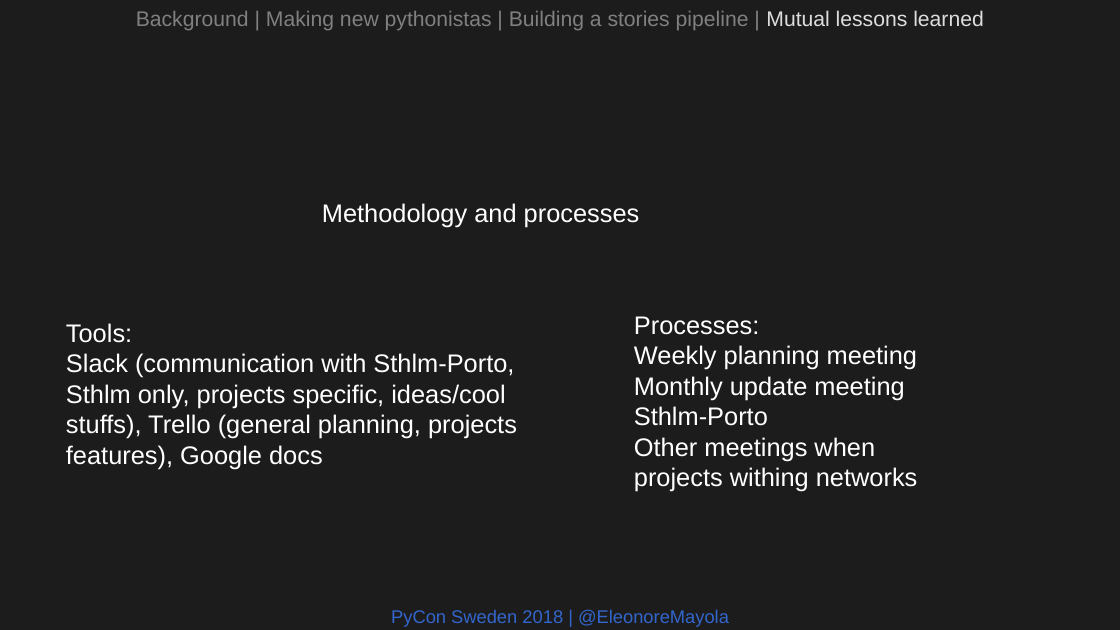
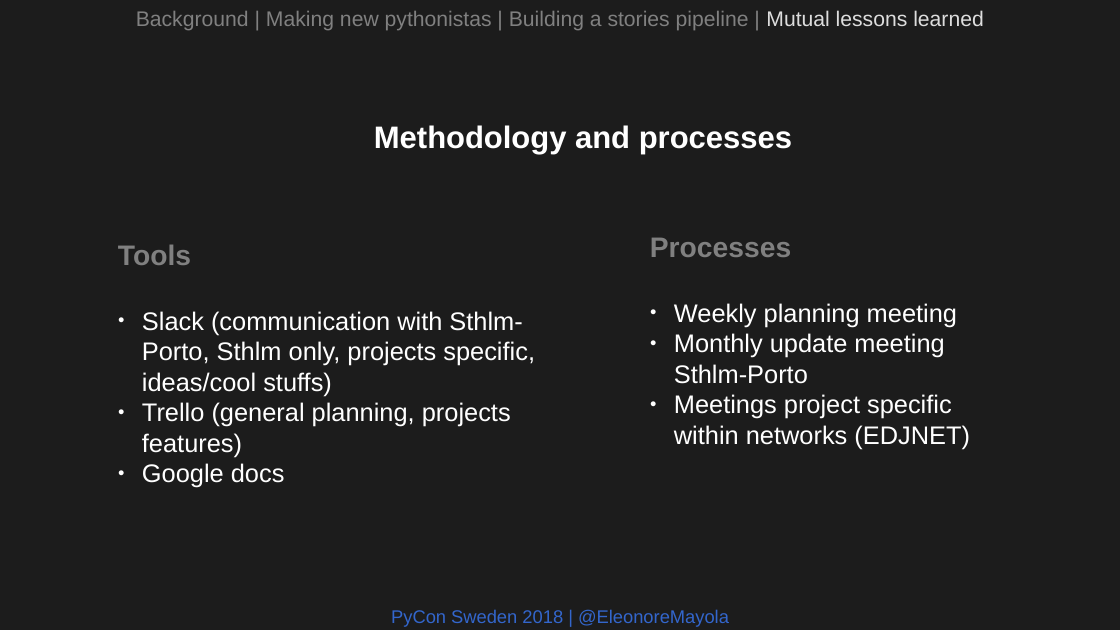
Before and after one commit to Eleonore9/-pyconse18, a slide deck: slide 22 of pyconse2018.odp (slide 21 before the commit). Drawn at 1120x630 pixels with LibreOffice and Linux fonts; fonts in the diff are those of the drawing. Boxes give left, top, right and bottom in pixels: in the first picture for what was removed or moved away, otherwise in the second. Text is boxed around its words. In the diff, an @@ line names an element or a change of style, - is before the commit and + after.

Commit message:
WIP internal project

```diff
--- a/pyconse2018.odp
+++ b/pyconse2018.odp
@@ text "Methodology and processes": place and size @@
-text "Methodology and processes" at [322, 203, 640, 227]
+text "Methodology and processes" at [374, 125, 792, 154]
@@ text "Methodology and processes" at [374, 125, 792, 154]: size 18 to 22 pt, bold on @@
@@ text "Processes": place and size @@
-text "Processes" at [634, 316, 918, 492]
+text "Processes" at [650, 237, 970, 449]
@@ text at [650, 237, 791, 257]: text changed; size 18 to 20 pt; text colour #FFFFFF to #808080; bold on @@
-Processes:
+Processes
@@ text at [118, 244, 535, 488]: text changed @@
-Tools:
-Slack (communication with Sthlm-Porto, Sthlm only, projects specific, ideas/cool stuffs), Trello (general planning, projects features), Google docs
+Tools
+● Slack (communication with Sthlm-Porto, Sthlm only, projects specific, ideas/cool stuffs)
+● Trello (general planning, projects features)
+● Google docs
@@ text at [674, 303, 957, 384]: bullet none to ● @@
@@ text at [674, 394, 970, 449]: text changed @@
-Other meetings when projects withing networks
+● Meetings project specific within networks (EDJNET)
```
Also in this commit, not shown: 7 other slides changed, 1 slide added.
